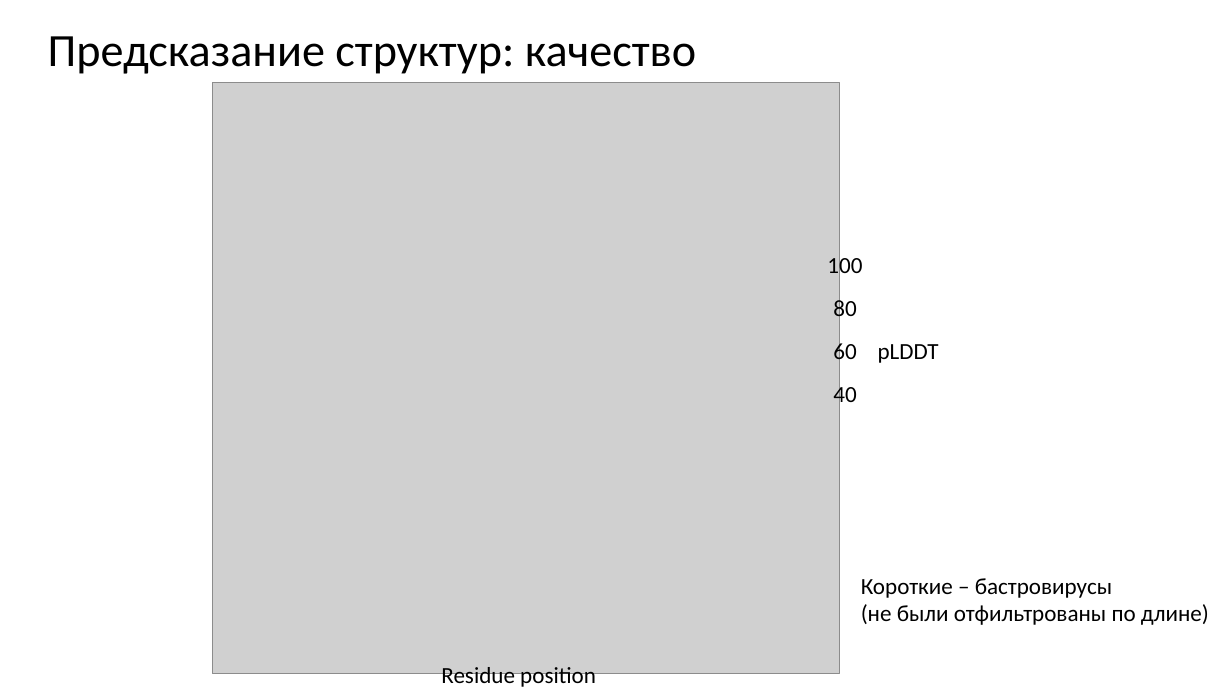
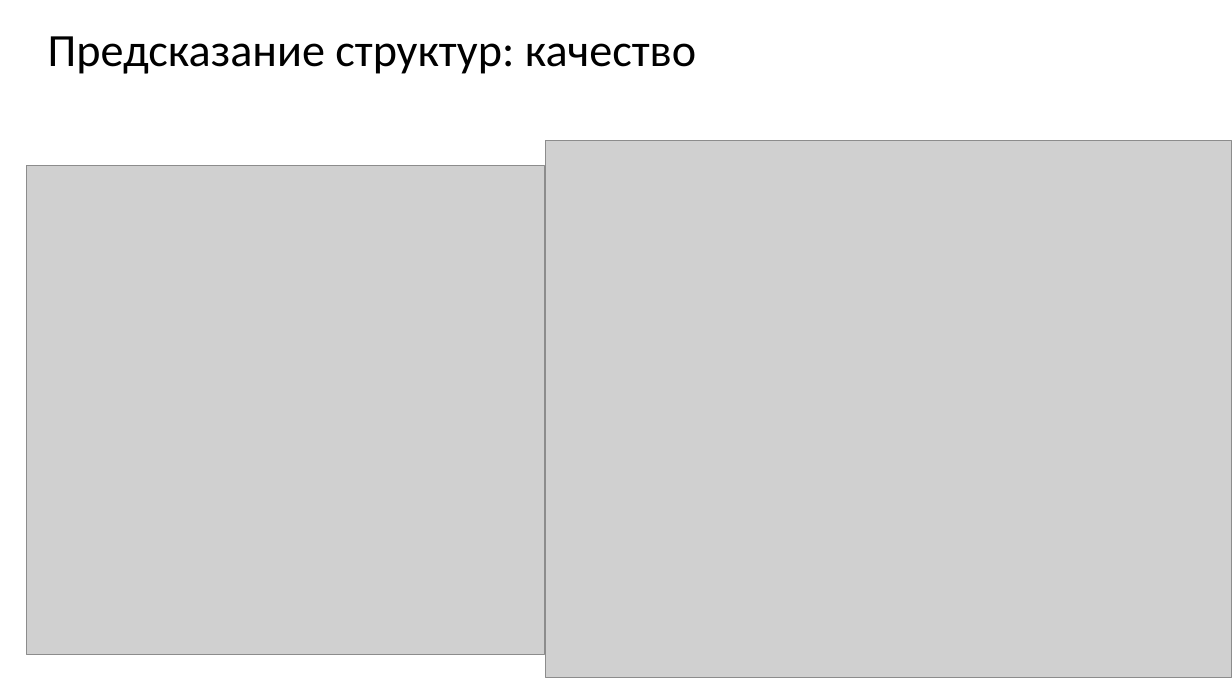
Before and after one commit to v-julia/Astroviridae_analysis, a slide deck: slide 17 of data/presentation/Report.pptx (slide 13 before the commit). Drawn at 1232x693 pixels with LibreOffice and Linux fonts; fonts in the diff are those of the drawing; grey boxes stand for pictures. Boxes give left, top, right and bottom in pixels: in the first picture for what was removed or moved away, otherwise in the second. Text is boxed around its words. In the diff, an @@ line names an element or a change of style, - is before the commit and + after.

```diff
--- a/data/presentation/Report.pptx
+++ b/data/presentation/Report.pptx
@@ picture added at (546, 140, 1232, 677) @@
@@ picture: place and size @@
-picture at (213, 82, 840, 674)
+picture at (27, 165, 545, 654)
@@ text removed at (827, 254, 862, 280) @@
-100
@@ text removed at (833, 297, 856, 323) @@
-80
@@ text removed at (833, 340, 856, 366) @@
-60
@@ text removed at (878, 344, 939, 363) @@
-pLDDT
@@ text removed at (833, 382, 856, 408) @@
-40
@@ text removed at (861, 578, 1209, 625) @@
-Короткие – бастровирусы
-(не были отфильтрованы по длине)
@@ text removed at (441, 667, 596, 689) @@
-Residue position
```
Also in this commit, not shown: 1 other slide changed, 4 slides added, 30 other files.
